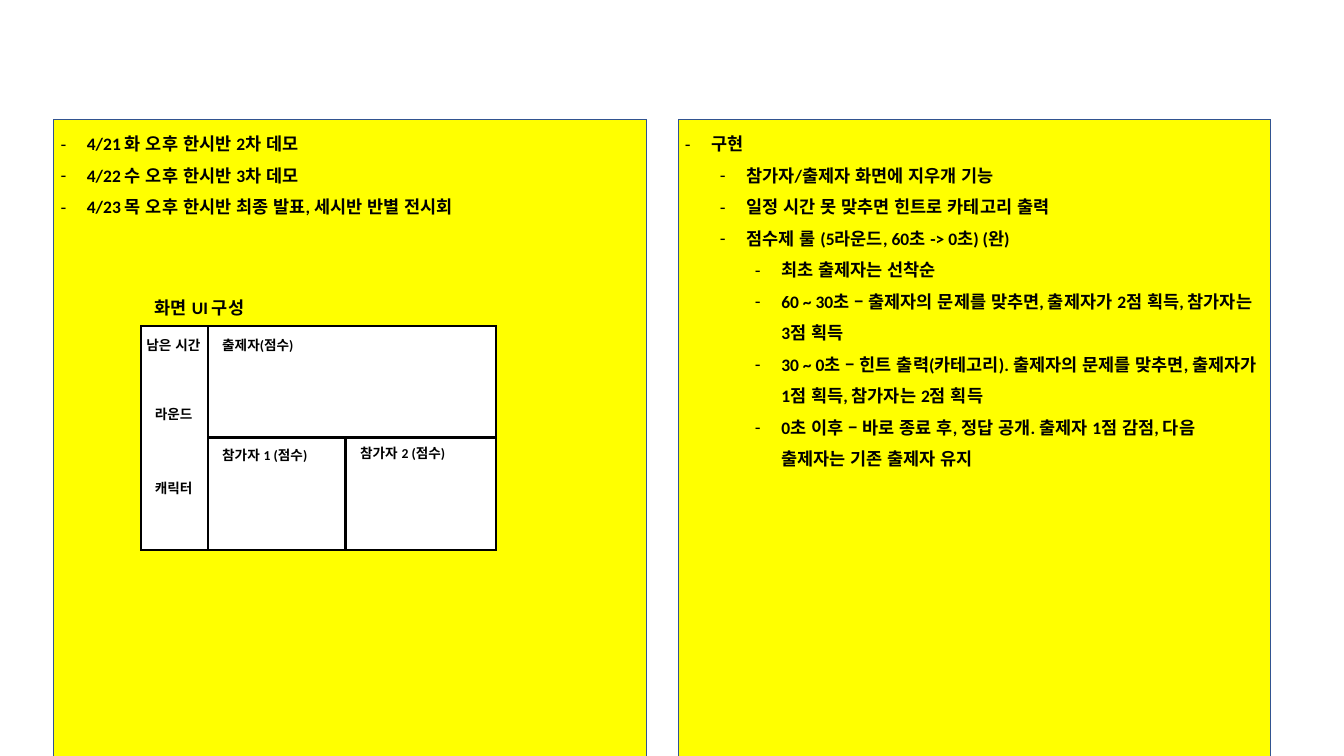
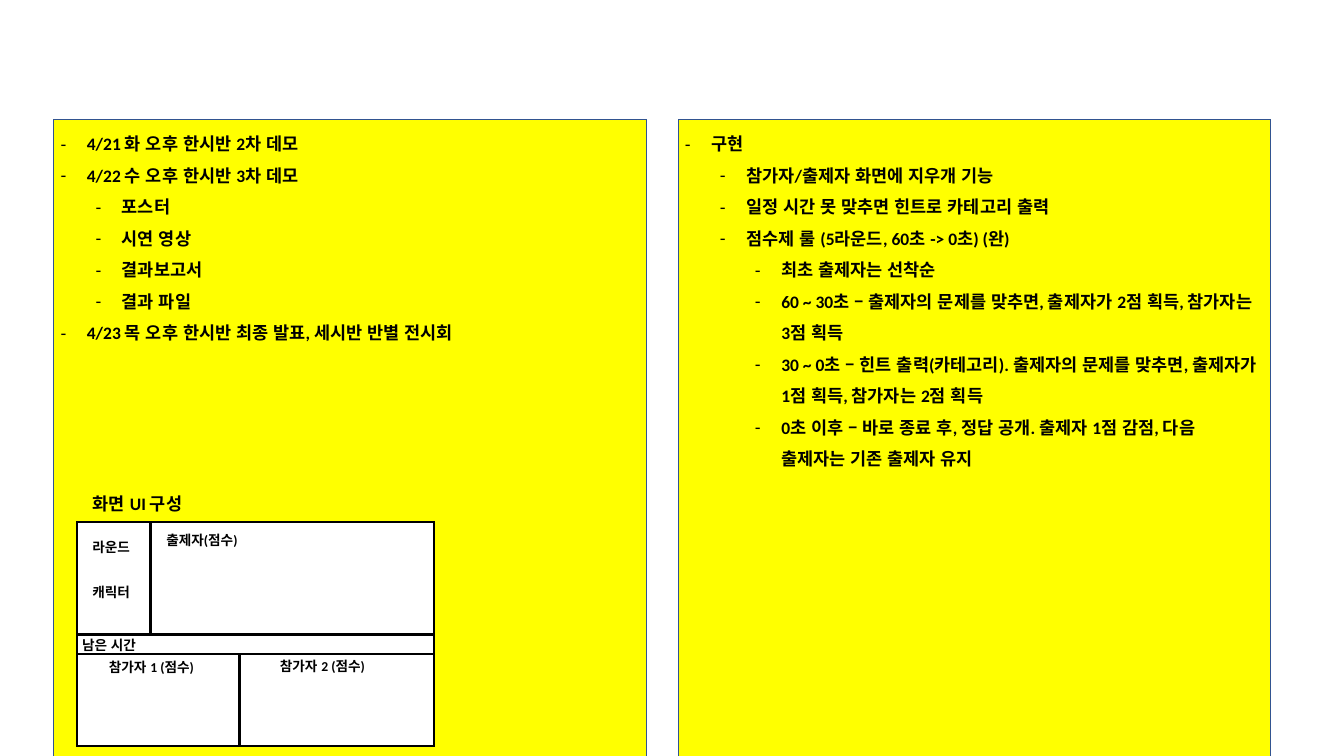
Before and after one commit to jewon1230-wq/For_transfer_files_jw, a slide deck: slide 16 of LG_부트캠프_12기_C반_프로젝트일정_및_최종제출결과물_3팀/LG_부트캠프_12기_C반_최종결과물(3팀)/결과보고서/4.LG_부트캠프_12기_C반_결과보고서(3팀)_v1.pptx. Drawn at 1344x756 pixels with LibreOffice and Linux fonts; fonts in the diff are those of the drawing; background and template pictures are left out. Boxes give left, top, right and bottom in pixels: in the first picture for what was removed or moved away, otherwise in the second. Text is boxed around its words. In the diff, an @@ line names an element or a change of style, - is before the commit and + after.

Commit message:
minimal change

```diff
--- a/LG_부트캠프_12기_C반_프로젝트일정_및_최종제출결과물_3팀/LG_부트캠프_12기_C반_최종결과물(3팀)/결과보고서/4.LG_부트캠프_12기_C반_결과보고서(3팀)_v1.pptx
+++ b/LG_부트캠프_12기_C반_프로젝트일정_및_최종제출결과물_3팀/LG_부트캠프_12기_C반_최종결과물(3팀)/결과보고서/4.LG_부트캠프_12기_C반_결과보고서(3팀)_v1.pptx
@@ text in rectangle at bbox=[122, 198, 203, 310]: paragraphs added @@
+  – 포스터
+  – 시연 영상
+  – 결과보고서
+  – 결과 파일
@@ text "화면 UI 구성": place and size @@
-text "화면 UI 구성" at bbox=[155, 299, 244, 316]
+text "화면 UI 구성" at bbox=[93, 495, 182, 512]
@@ rectangle: place and size @@
-rectangle at bbox=[208, 326, 496, 550]
+rectangle at bbox=[77, 522, 434, 746]
@@ rectangle: place and size @@
-rectangle at bbox=[141, 326, 208, 550]
+rectangle at bbox=[77, 522, 151, 635]
@@ text "라운드": place and size @@
-text "라운드" at bbox=[155, 407, 193, 421]
+text "라운드" at bbox=[92, 540, 130, 554]
@@ text "출제자(점수)": place and size @@
-text "출제자(점수)" at bbox=[222, 338, 293, 352]
+text "출제자(점수)" at bbox=[166, 533, 237, 547]
@@ text "캐릭터": place and size @@
-text "캐릭터" at bbox=[155, 481, 193, 495]
+text "캐릭터" at bbox=[92, 585, 130, 599]
@@ text "남은 시간": place and size @@
-text "남은 시간" at bbox=[146, 338, 200, 352]
+text "남은 시간" at bbox=[82, 638, 136, 655]
@@ line added from (433, 654) to (76, 654), #000000 3 pt @@
@@ line moved from (496, 438) - (208, 438) to (434, 634) - (77, 634) @@
@@ text "참가자 1 (점수)": place and size @@
-text "참가자 1 (점수)" at bbox=[222, 448, 308, 462]
+text "참가자 1 (점수)" at bbox=[109, 660, 194, 674]
@@ line moved from (346, 438) - (346, 550) to (239, 655) - (239, 747) @@
@@ text "참가자 2 (점수)": place and size @@
-text "참가자 2 (점수)" at bbox=[360, 446, 446, 460]
+text "참가자 2 (점수)" at bbox=[280, 659, 365, 673]
```
